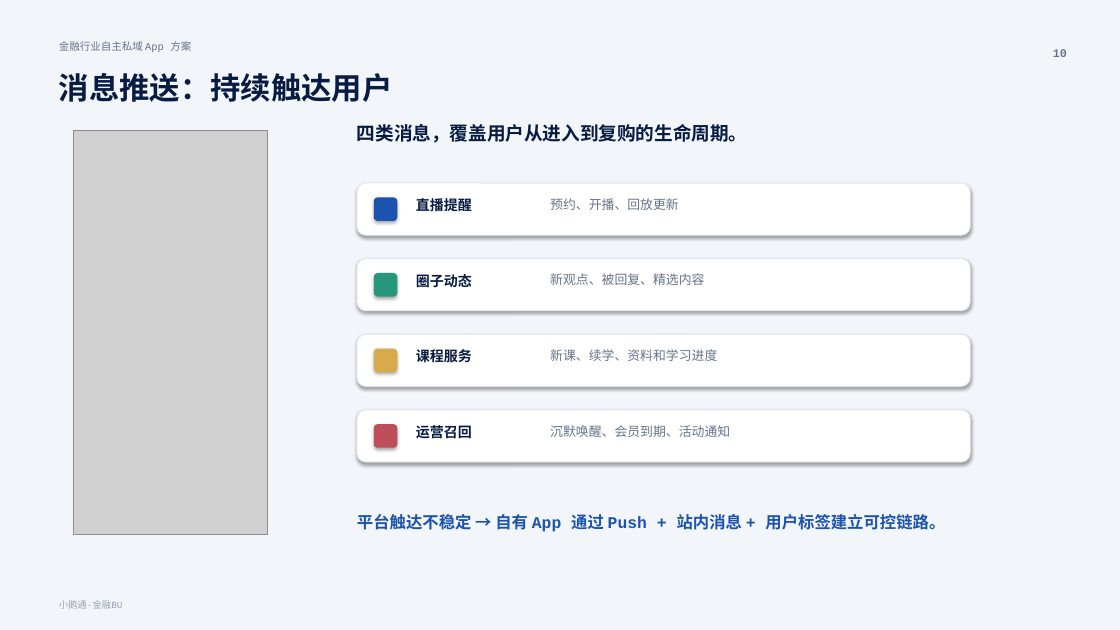
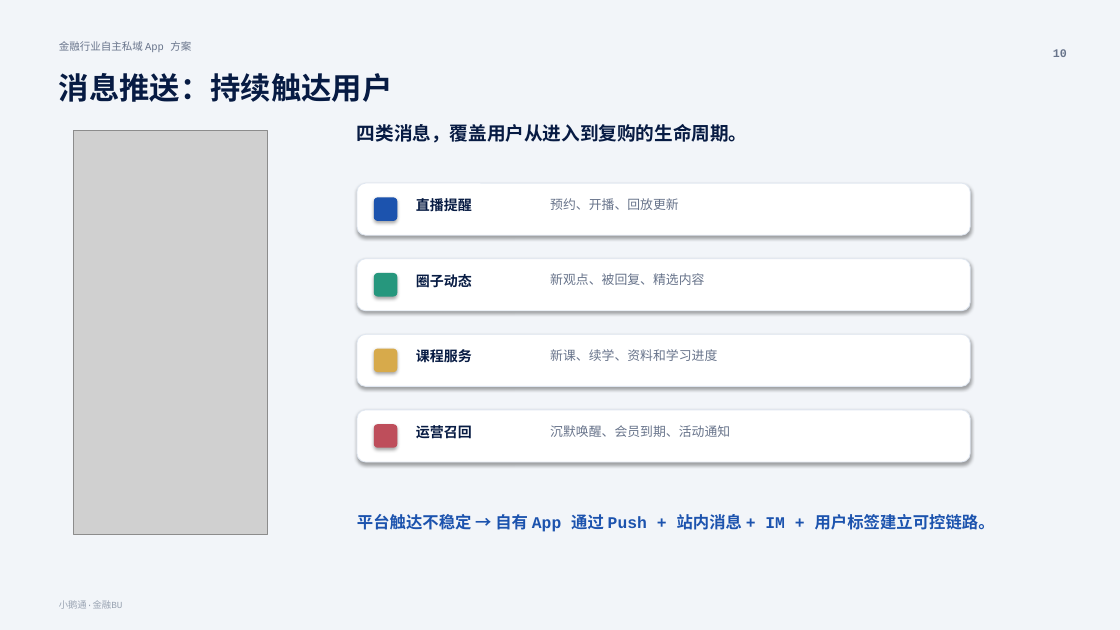
Before and after one commit to baijinhui3444/Custom-Fin-App, a slide deck: slide 10 of 金融客户定制App产品方案-演示版.pptx. Drawn at 1120x630 pixels with LibreOffice and Linux fonts; fonts in the diff are those of the drawing; grey boxes stand for pictures; background and template pictures are left out. Boxes give left, top, right and bottom in pixels: in the first picture for what was removed or moved away, otherwise in the second. Text is boxed around its words. In the diff, an @@ line names an element or a change of style, - is before the commit and + after.

```diff
--- a/金融客户定制App产品方案-演示版.pptx
+++ b/金融客户定制App产品方案-演示版.pptx
@@ text at [357,514,995,532]: text changed @@
-平台触达不稳定 → 自有 App 通过 Push + 站内消息 + 用户标签建立可控链路。
+平台触达不稳定 → 自有 App 通过 Push + 站内消息 + IM + 用户标签建立可控链路。
```
Also in this commit, not shown: 7 other slides changed, 1 slide added, 4 other files.
